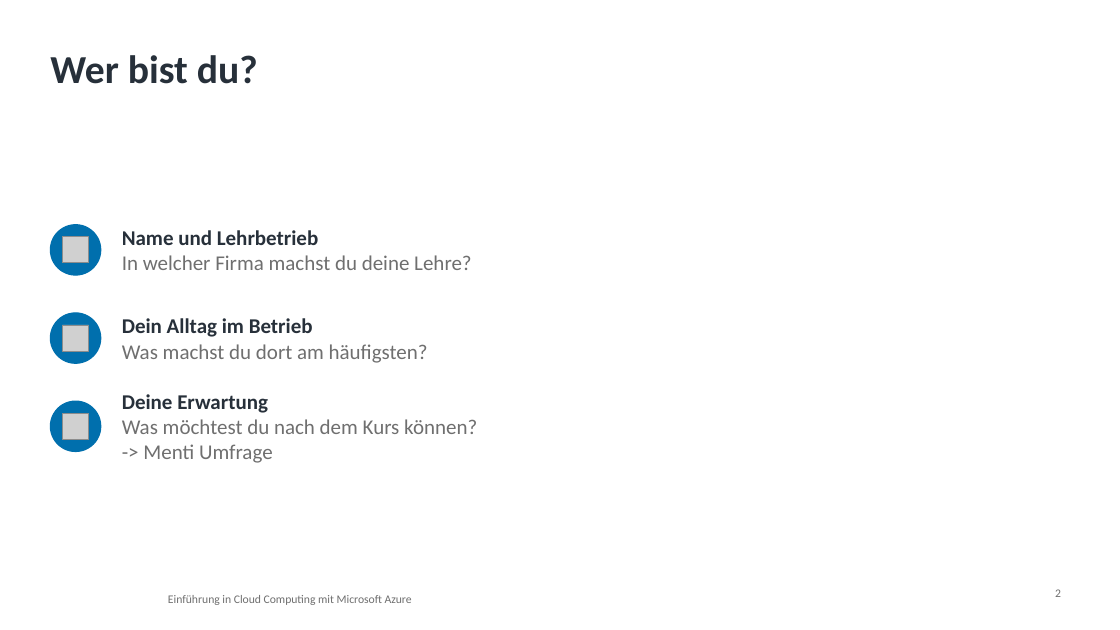
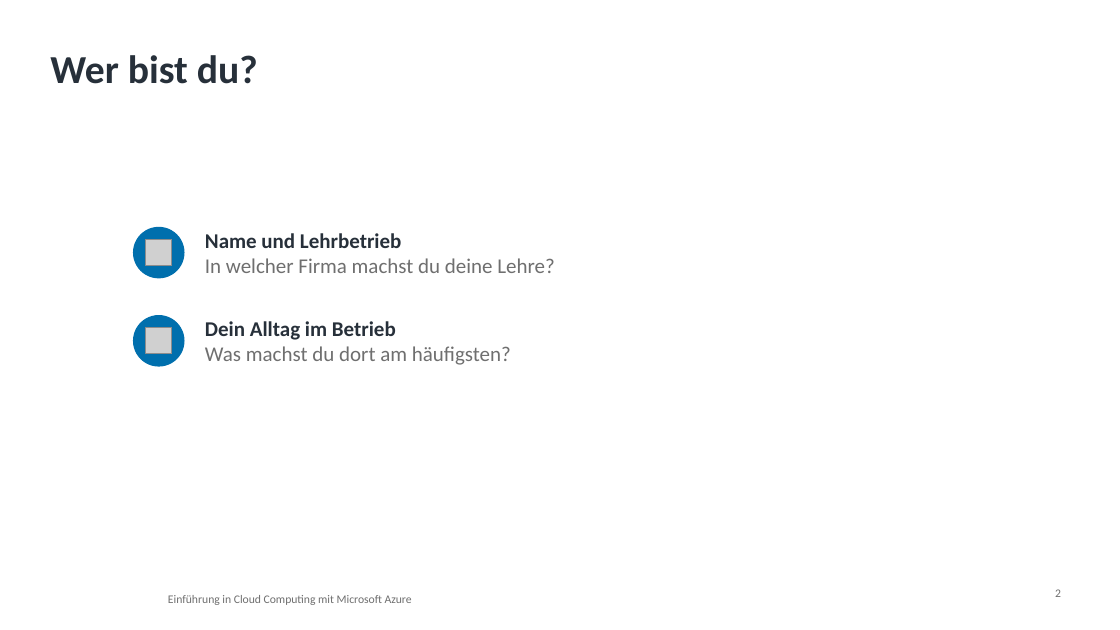
Before and after one commit to pat-teacher/azure-basics-training, a slide deck: slide 2 of praesentationen/kurs-einfuehrung.pptx. Drawn at 1120x630 pixels with LibreOffice and Linux fonts; fonts in the diff are those of the drawing; grey boxes stand for pictures; background and template pictures are left out. Boxes give left, top, right and bottom in pixels: in the first picture for what was removed or moved away, otherwise in the second. Text is boxed around its words. In the diff, an @@ line names an element or a change of style, - is before the commit and + after.

```diff
--- a/praesentationen/kurs-einfuehrung.pptx
+++ b/praesentationen/kurs-einfuehrung.pptx
@@ text "Name und Lehrbetrieb" moved from (x1=122, y1=230, x2=471, y2=270) to (x1=205, y1=233, x2=554, y2=273) @@
@@ 2 ellipses, 1 picture moved together from (x1=50, y1=224, x2=101, y2=364) to (x1=134, y1=228, x2=184, y2=366) @@
@@ picture moved from (x1=62, y1=237, x2=88, y2=263) to (x1=145, y1=239, x2=171, y2=266) @@
@@ text "Dein Alltag im Betrieb" moved from (x1=122, y1=318, x2=428, y2=363) to (x1=205, y1=321, x2=511, y2=365) @@
@@ ellipse removed at (x1=50, y1=402, x2=101, y2=452) @@
@@ picture removed at (x1=62, y1=413, x2=88, y2=439) @@
@@ text removed at (x1=122, y1=394, x2=477, y2=463) @@
-Deine Erwartung
-Was möchtest du nach dem Kurs können?
--> Menti Umfrage
```
Also in this commit, not shown: 2 other slides changed, 1 slide added, 12 other files.
